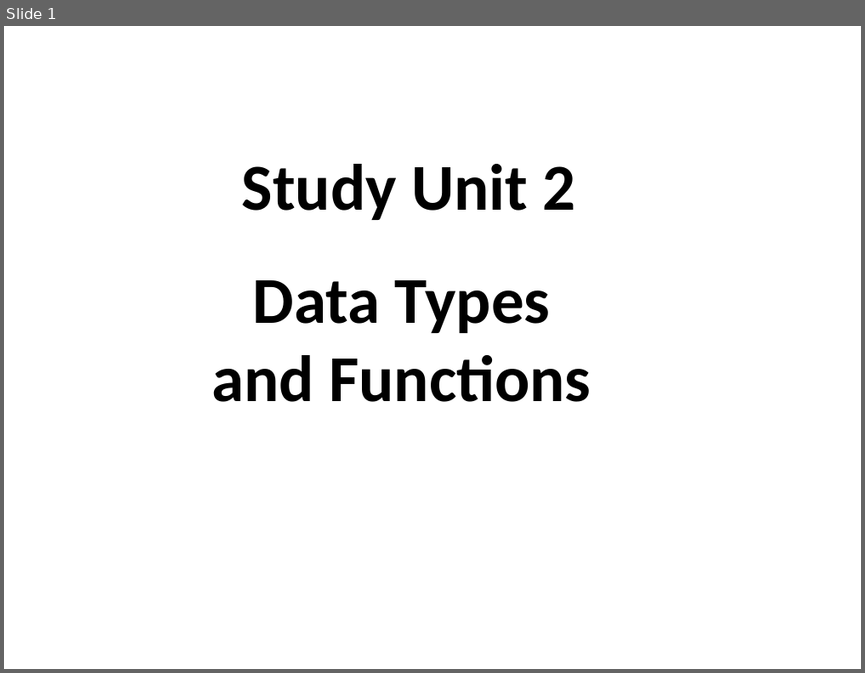
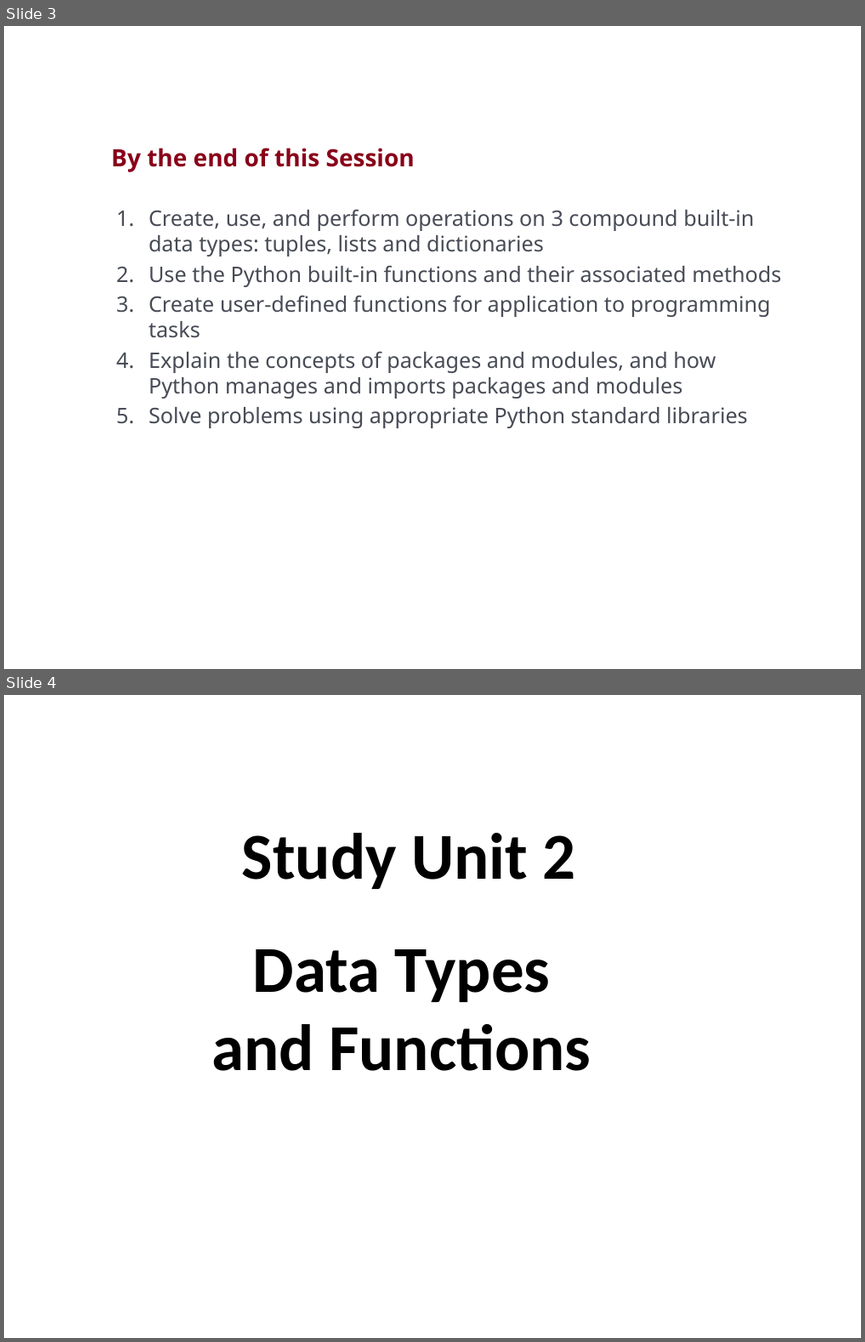
Before and after one commit to munishkumar-gh/munishkumar-gh.github.io, a slide deck: SuSS/ANL252/3_Lecturer/ANL252_SU2_Jul2021 (alfred edits).pptx. Shown one above the other, each under a label of ours: slide 1 before the commit, slides 3 and 4 after it. The pictures are 865x673 and 865x1342 pixels, drawn with LibreOffice and Linux fonts; fonts in the diff are those of the drawing; background and template pictures are left out. Boxes give left, top, right and bottom in pixels: in the first picture for what was removed or moved away, otherwise in the second. Text is boxed around its words. In the diff, an @@ line names an element or a change of style, - is before the commit and + after.

```diff
--- a/SuSS/ANL252/3_Lecturer/ANL252_SU2_Jul2021 (alfred edits).pptx
+++ b/SuSS/ANL252/3_Lecturer/ANL252_SU2_Jul2021 (alfred edits).pptx
@@ slide 3 added at (4,26,861,669), background #FFFFFF @@
@@ title added at (138,122,669,165), 12 pt, text #FFFFFF @@
+Learning Objectives of ANL201
@@ text added at (111,148,415,172), 20 pt, text #890018, bold @@
+By the end of this Session
@@ text added at (148,209,781,428), 18 pt, text #474B55 @@
+1. Create, use, and perform operations on 3 compound built-in data types: tuples, lists and dictionaries
+2. Use the Python built-in functions and their associated methods
+3. Create user-defined functions for application to programming tasks
+4. Explain the concepts of packages and modules, and how Python manages and imports packages and modules
+5. Solve problems using appropriate Python standard libraries
@@ what was slide 1 is now slide 4 @@
```
Also in this commit, not shown: 1 slide changed, 2 other slides added, 10 other files.
